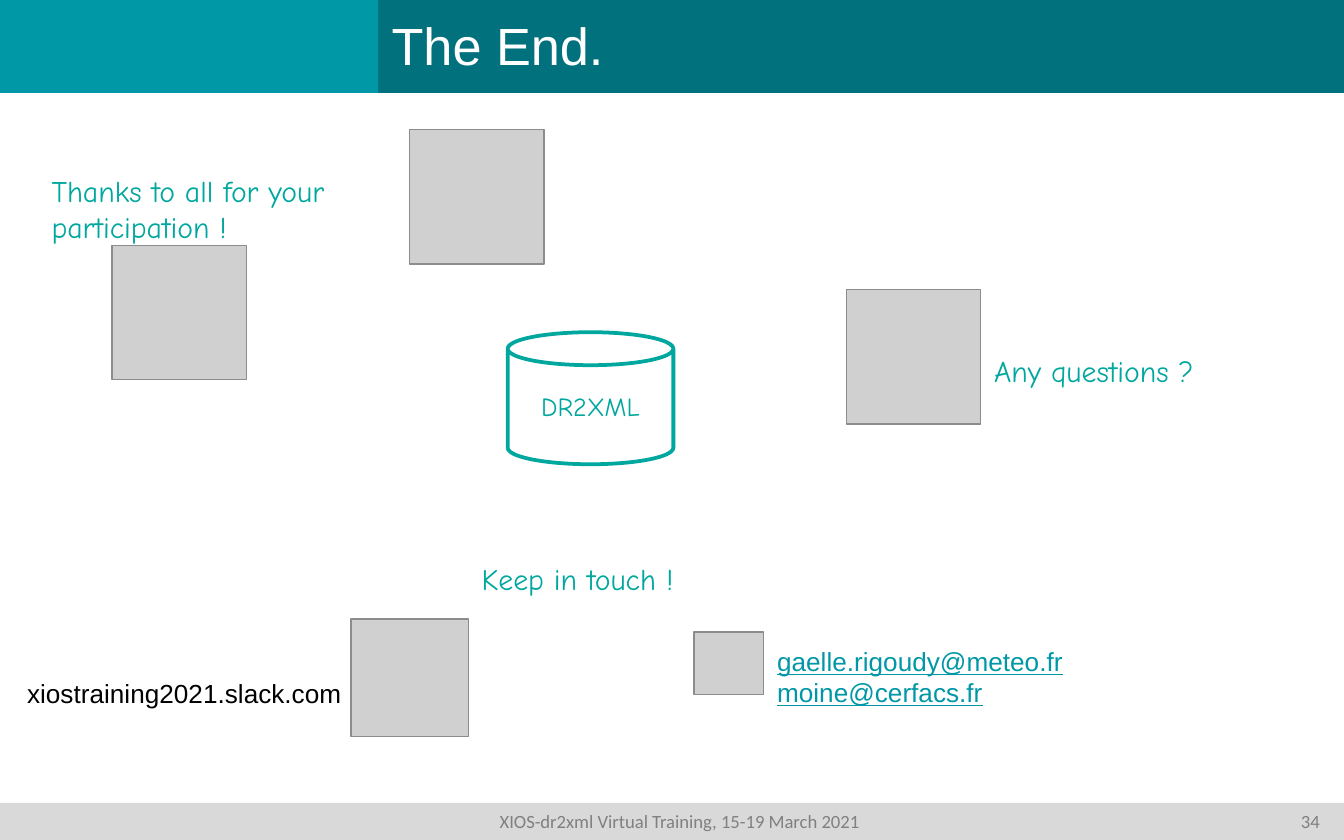
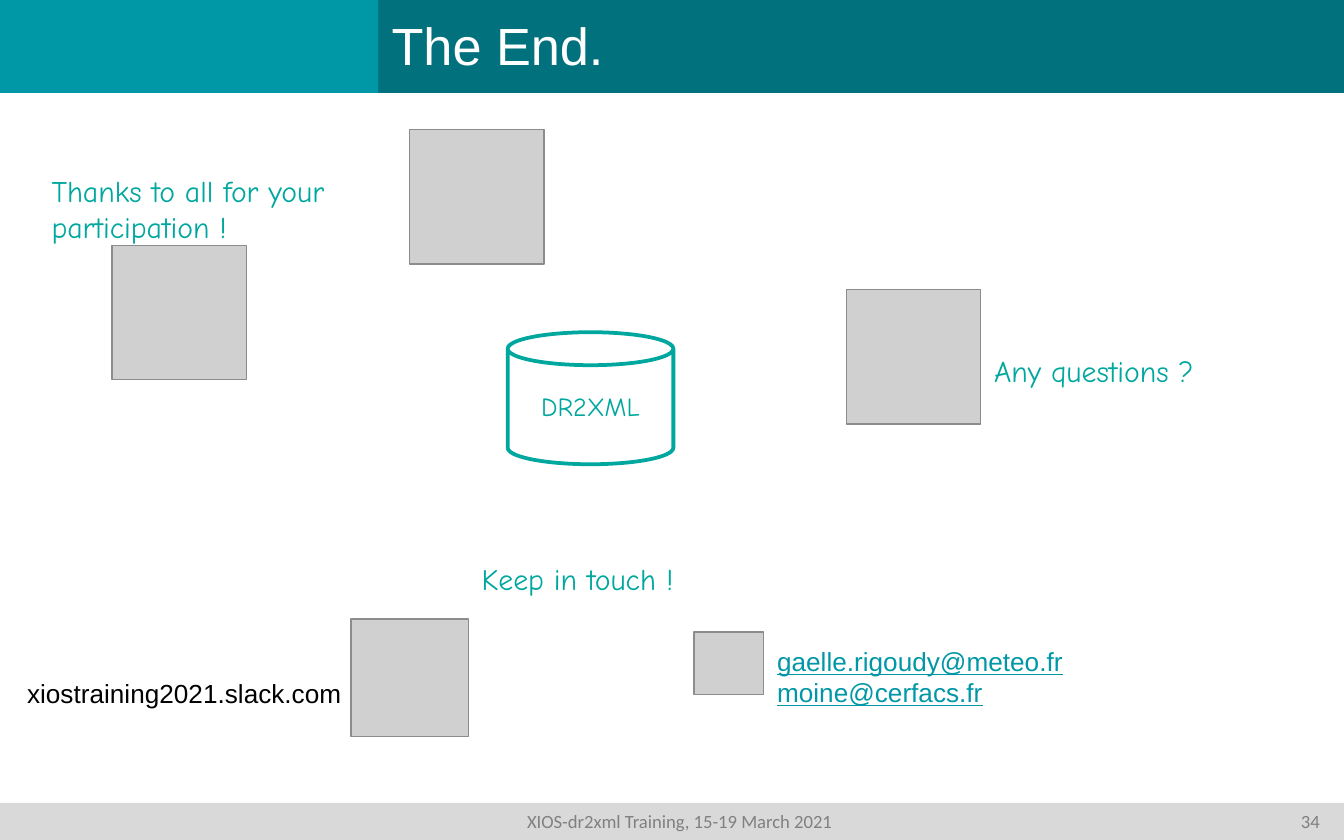
Before and after one commit to rigoudyg/dr2xml, a slide deck: slide 35 of slides/Formation_dr2xml_v4.pptx. Drawn at 1344x840 pixels with LibreOffice and Linux fonts; fonts in the diff are those of the drawing; grey boxes stand for pictures. Boxes give left, top, right and bottom in pixels: in the first picture for what was removed or moved away, otherwise in the second. Text is boxed around its words. In the diff, an @@ line names an element or a change of style, - is before the commit and + after.

```diff
--- a/slides/Formation_dr2xml_v4.pptx
+++ b/slides/Formation_dr2xml_v4.pptx
@@ text in rectangle at (x1=527, y1=815, x2=1320, y2=831): text changed @@
-XIOS-dr2xml Virtual Training, 15-19 March 2021 34
+XIOS-dr2xml Training, 15-19 March 2021 34
```
Also in this commit, not shown: 6 other slides changed, 1 other file.
